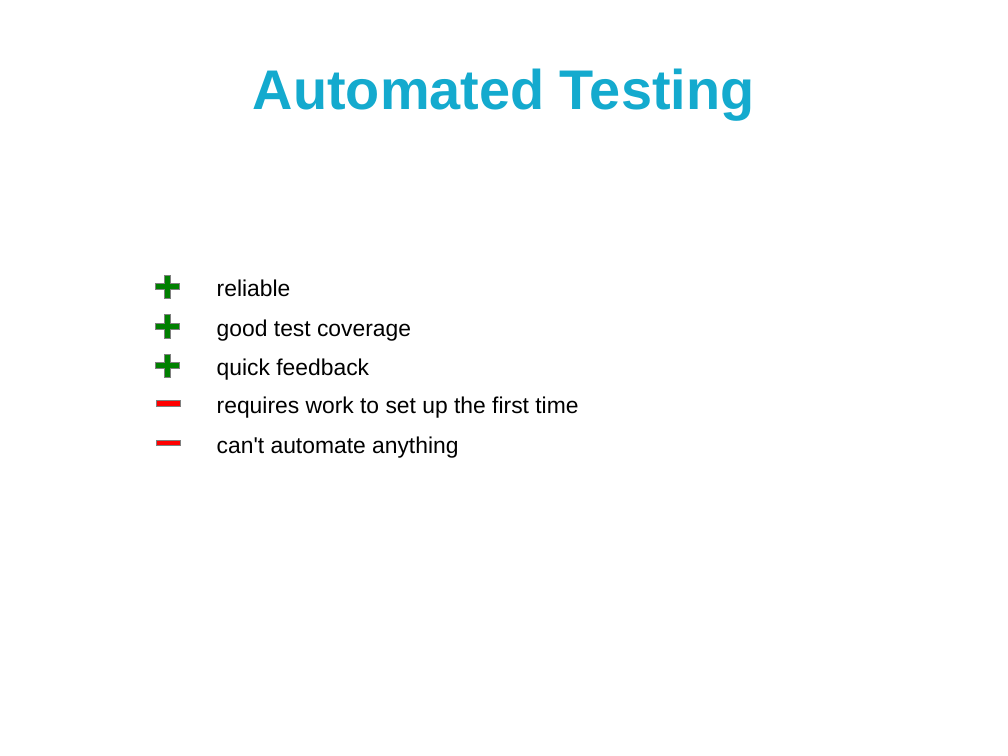
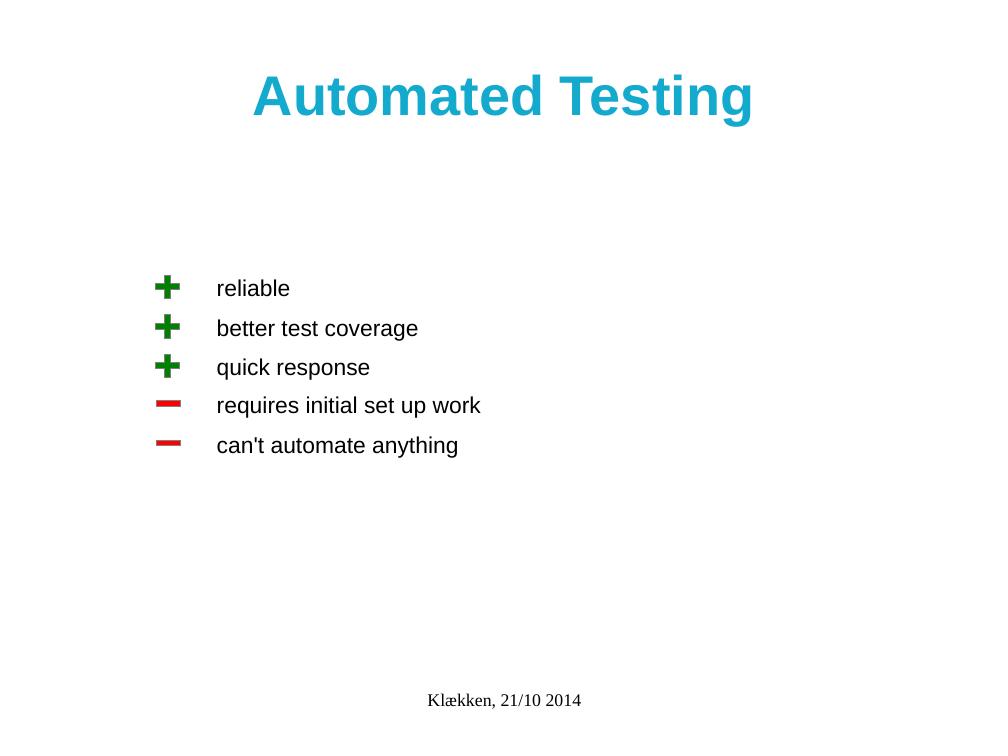
Before and after one commit to metno/mgp, a slide deck: slide 3 of klekken_2014/sw-testing/sw-testing.odp. Drawn at 1008x756 pixels with LibreOffice and Linux fonts; fonts in the diff are those of the drawing; background and template pictures are left out. Boxes give left, top, right and bottom in pixels: in the first picture for what was removed or moved away, otherwise in the second. Text is boxed around its words. In the diff, an @@ line names an element or a change of style, - is before the commit and + after.

Commit message:
Updates

```diff
--- a/klekken_2014/sw-testing/sw-testing.odp
+++ b/klekken_2014/sw-testing/sw-testing.odp
@@ title "Automated Testing": place and size @@
-title "Automated Testing" at [253,68,754,119]
+title "Automated Testing" at [253,74,754,125]
@@ text at [217,319,419,341]: text changed @@
-good test coverage
+better test coverage
@@ text at [217,358,370,380]: text changed @@
-quick feedback
+quick response
@@ text at [217,396,481,418]: text changed @@
-requires work to set up the first time
+requires initial set up work
@@ text added at [427,693,582,709], 14 pt, text #000000 @@
+Klækken, 21/10 2014
```
Also in this commit, not shown: 4 other slides changed, 4 slides added, 3 slides removed.
